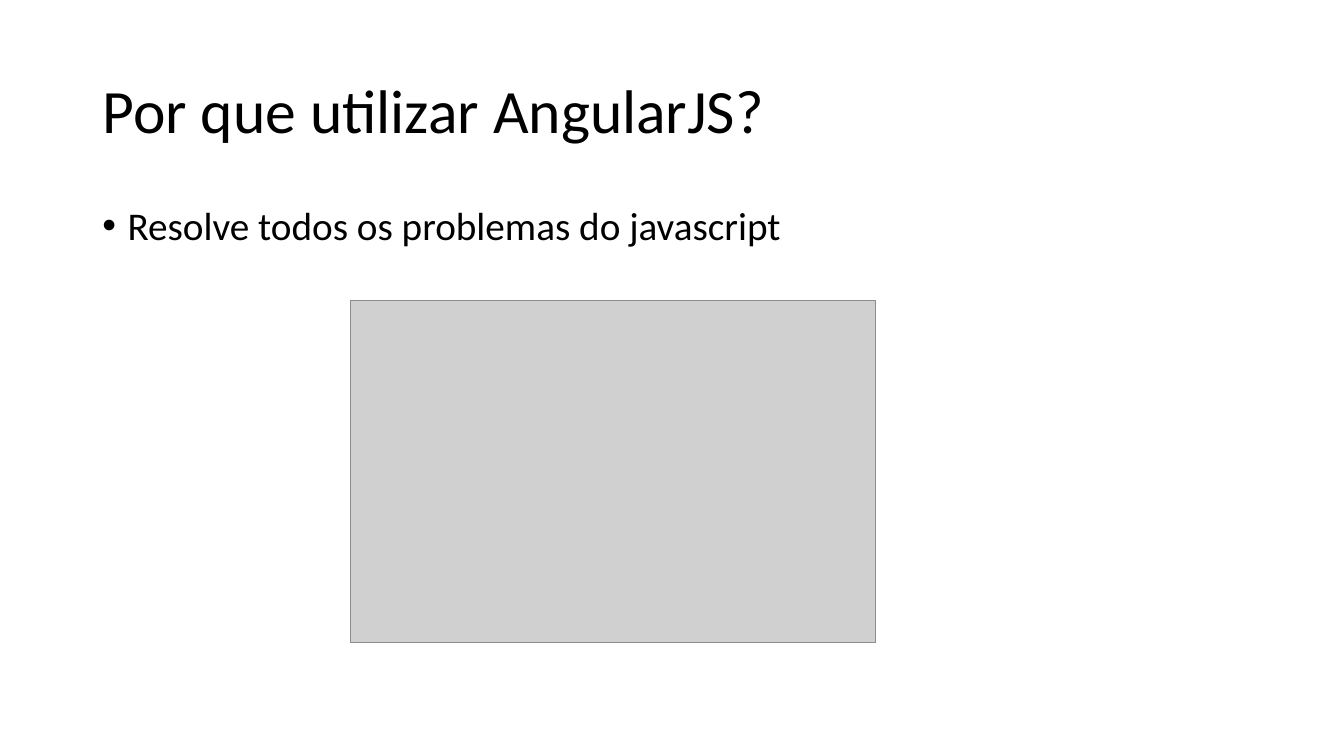
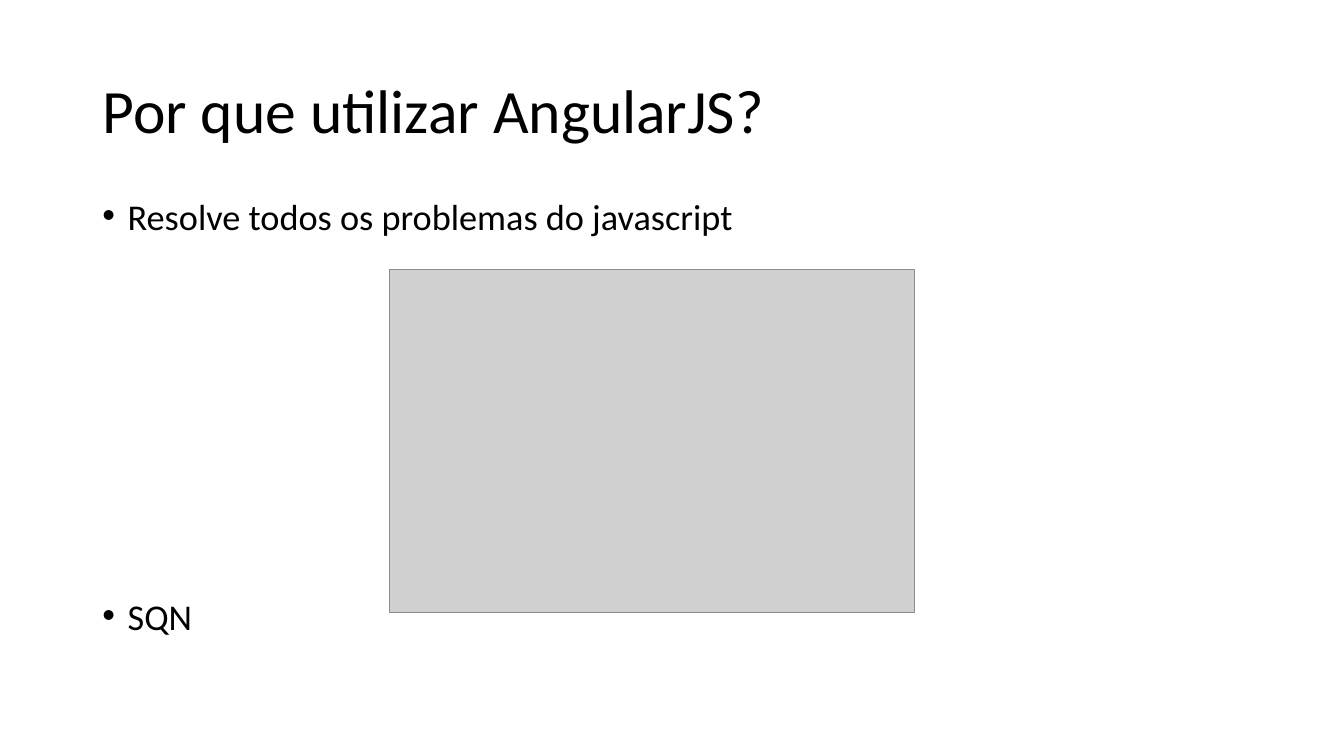
Before and after one commit to hugoj-goncalves/workshop-angularjs, a slide deck: slide 17 of Apresentação Workshop Angular.pptx (slide 14 before the commit). Drawn at 1344x756 pixels with LibreOffice and Linux fonts; fonts in the diff are those of the drawing; grey boxes stand for pictures. Boxes give left, top, right and bottom in pixels: in the first picture for what was removed or moved away, otherwise in the second. Text is boxed around its words. In the diff, an @@ line names an element or a change of style, - is before the commit and + after.

```diff
--- a/Apresentação Workshop Angular.pptx
+++ b/Apresentação Workshop Angular.pptx
@@ text at bbox=[128, 204, 732, 237]: size 28 to 25.9 pt; line spacing 0.9 to 0.7 @@
@@ picture: place and size @@
-picture at bbox=[351, 300, 876, 643]
+picture at bbox=[390, 270, 915, 613]
@@ text at bbox=[128, 606, 192, 635]: paragraph added @@
+• SQN
```
Also in this commit, not shown: 3 other slides changed, 6 slides added, 1 slide removed.
